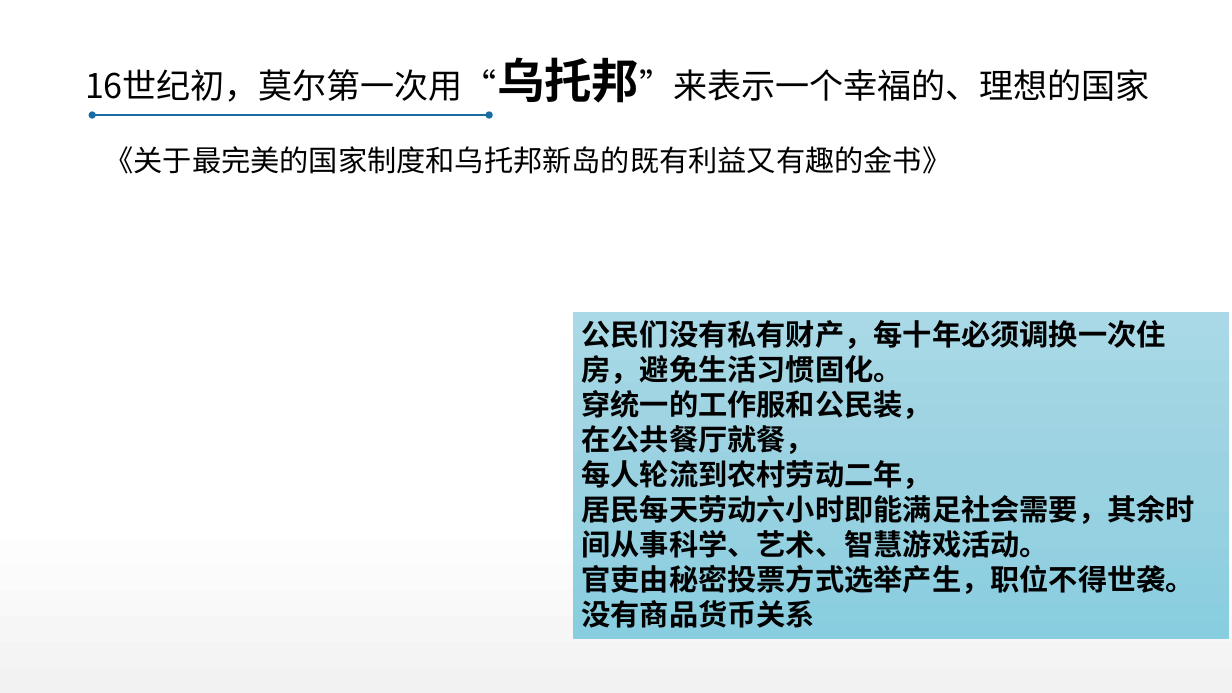
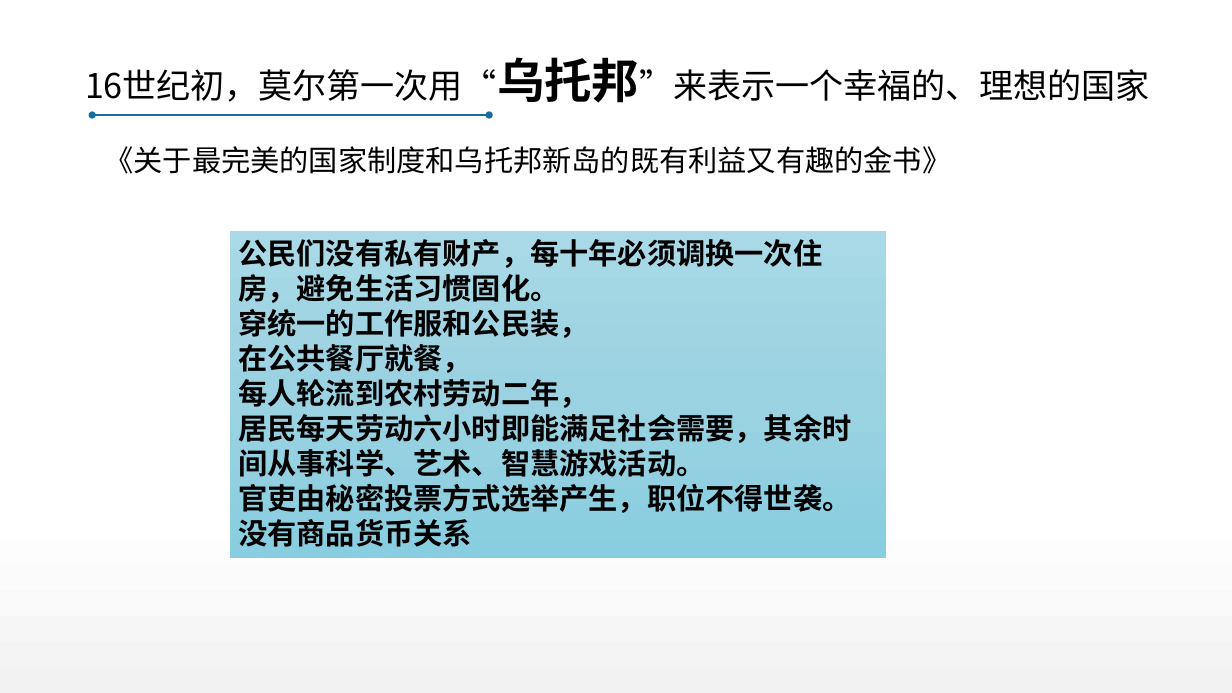
Before and after one commit to DO-MINATOR/buaa, a slide deck: slide 4 of 中特/复习ppt/刘娜娜-绪论.pptx. Drawn at 1232x693 pixels with LibreOffice and Linux fonts; fonts in the diff are those of the drawing. Boxes give left, top, right and bottom in pixels: in the first picture for what was removed or moved away, otherwise in the second. Text is boxed around its words. In the diff, an @@ line names an element or a change of style, - is before the commit and + after.

```diff
--- a/中特/复习ppt/刘娜娜-绪论.pptx
+++ b/中特/复习ppt/刘娜娜-绪论.pptx
@@ rectangle "公民们没有私有财产，每十年必须调换一次住房，避免生活习惯固化。": place and size @@
-rectangle "公民们没有私有财产，每十年必须调换一次住房，避免生活习惯固化。" at box(573, 312, 1229, 640)
+rectangle "公民们没有私有财产，每十年必须调换一次住房，避免生活习惯固化。" at box(230, 231, 886, 559)
```
Also in this commit, not shown: 3 other slides changed, 1 slide removed, 6 other files.
